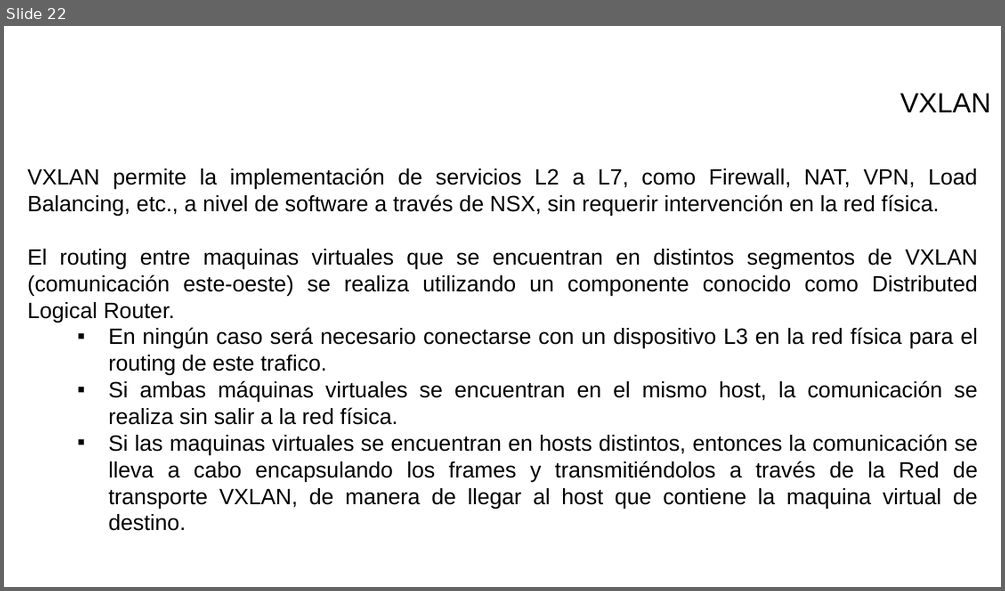
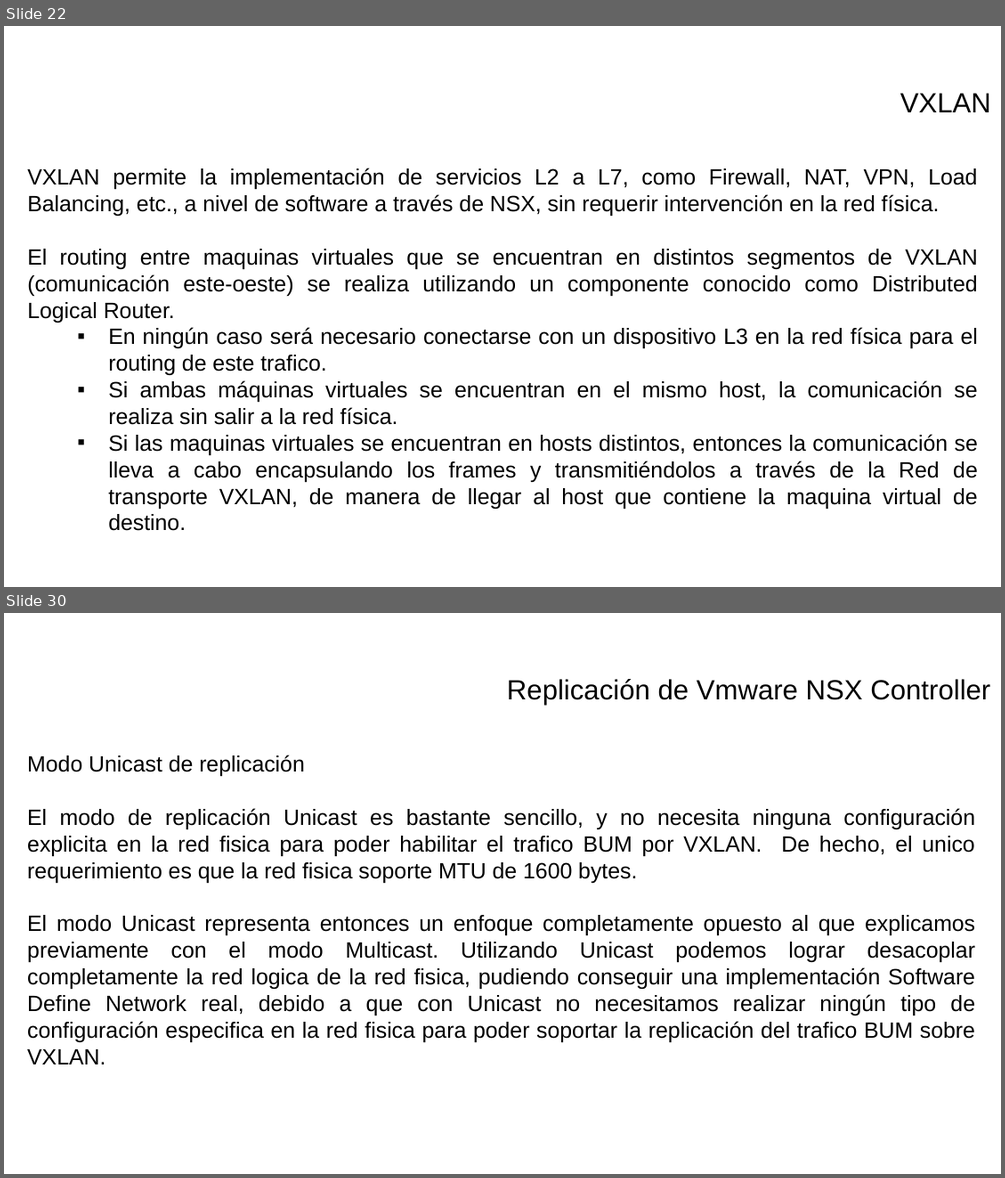
Before and after one commit to israelcts/curso_vmware_nsx_sedena, a slide deck: VMWare - II.pptx. Shown one above the other, each under a label of ours: slide 22 before the commit, slides 22 and 30 after it; the slides between them are not shown. The pictures are 1005x591 and 1005x1178 pixels, drawn with LibreOffice and Linux fonts; fonts in the diff are those of the drawing; background and template pictures are left out. Boxes give left, top, right and bottom in pixels: in the first picture for what was removed or moved away, otherwise in the second. Text is boxed around its words. In the diff, an @@ line names an element or a change of style, - is before the commit and + after.

```diff
--- a/VMWare - II.pptx
+++ b/VMWare - II.pptx
@@ slide 30 added at (x1=4, y1=613, x2=1001, y2=1174), background picture (left out) @@
@@ text added at (x1=507, y1=679, x2=990, y2=706), 20 pt, text #000000 @@
+Replicación de Vmware NSX Controller
@@ text added at (x1=27, y1=755, x2=975, y2=1064), 16 pt, text #000000 @@
+Modo Unicast de replicación
+El modo de replicación Unicast es bastante sencillo, y no necesita ninguna configuración explicita en la red fisica para poder habilitar el trafico BUM por VXLAN. De hecho, el unico requerimiento es que la red fisica soporte MTU de 1600 bytes.
+El modo Unicast representa entonces un enfoque completamente opuesto al que explicamos previamente con el modo Multicast. Utilizando Unicast podemos lograr desacoplar completamente la red logica de la red fisica, pudiendo conseguir una implementación Software Define Network real, debido a que con Unicast no necesitamos realizar ningún tipo de configuración especifica en la red fisica para poder soportar la replicación del trafico BUM sobre VXLAN.
```
Also in this commit, not shown: 9 other slides added.
